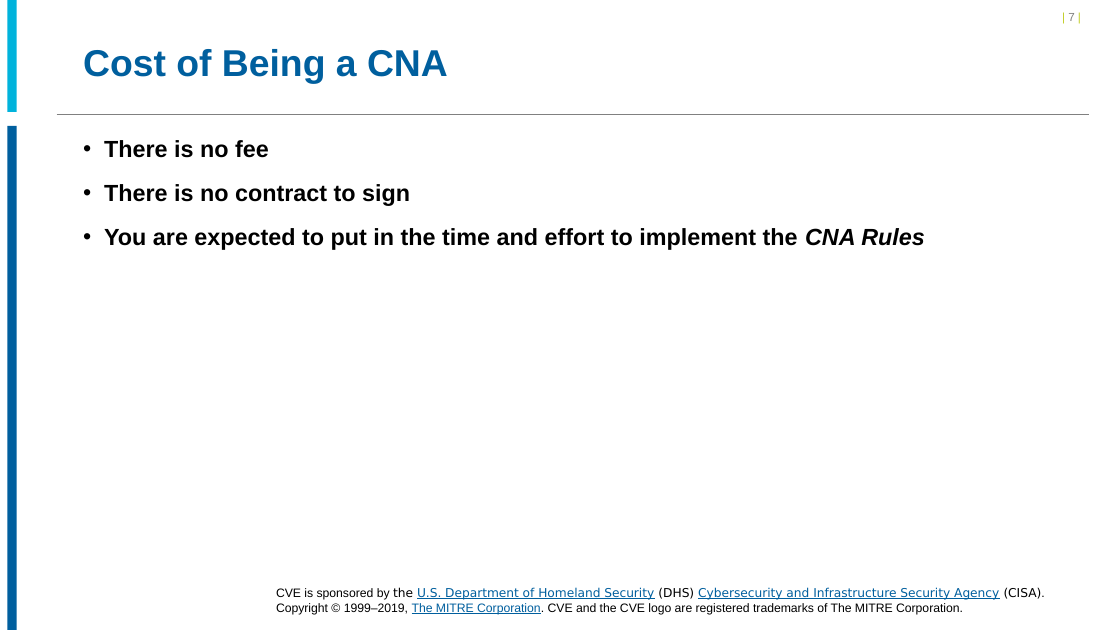
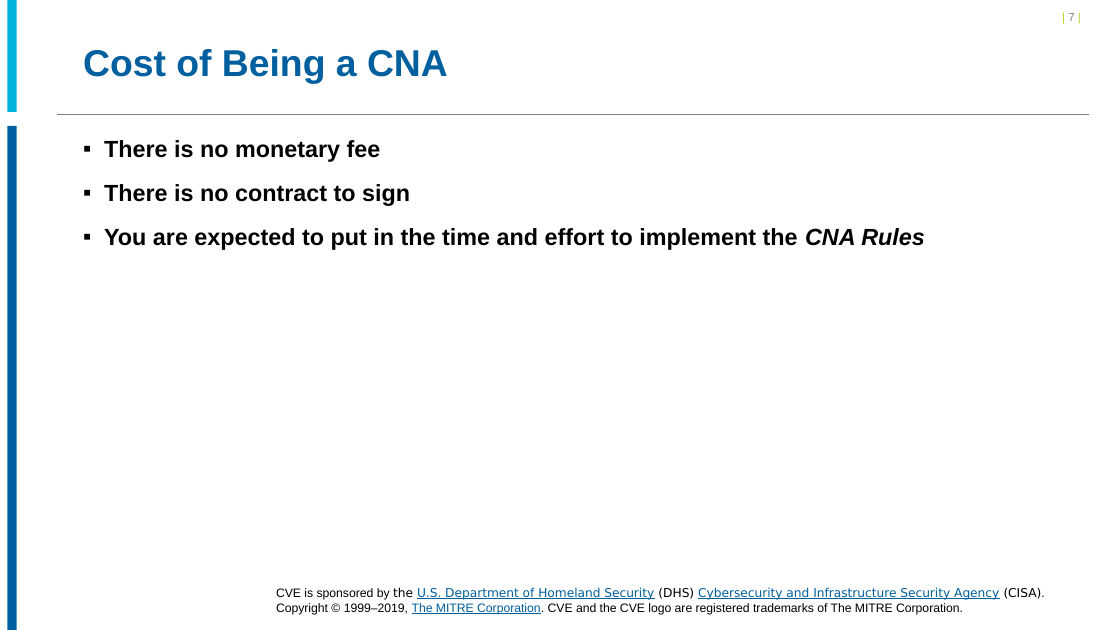
Before and after one commit to CVEProject/cveproject.github.io, a slide deck: slide 7 of docs/cna/Becoming_a_CNA.pptx. Drawn at 1120x630 pixels with LibreOffice and Linux fonts; fonts in the diff are those of the drawing; background and template pictures are left out. Boxes give left, top, right and bottom in pixels: in the first picture for what was removed or moved away, otherwise in the second. Text is boxed around its words. In the diff, an @@ line names an element or a change of style, - is before the commit and + after.

```diff
--- a/docs/cna/Becoming_a_CNA.pptx
+++ b/docs/cna/Becoming_a_CNA.pptx
@@ text at box(104, 140, 381, 162): text changed @@
-• There is no fee
+▪ There is no monetary fee
```
Also in this commit, not shown: 24 other slides changed, 1 slide added, 12 slides removed.
